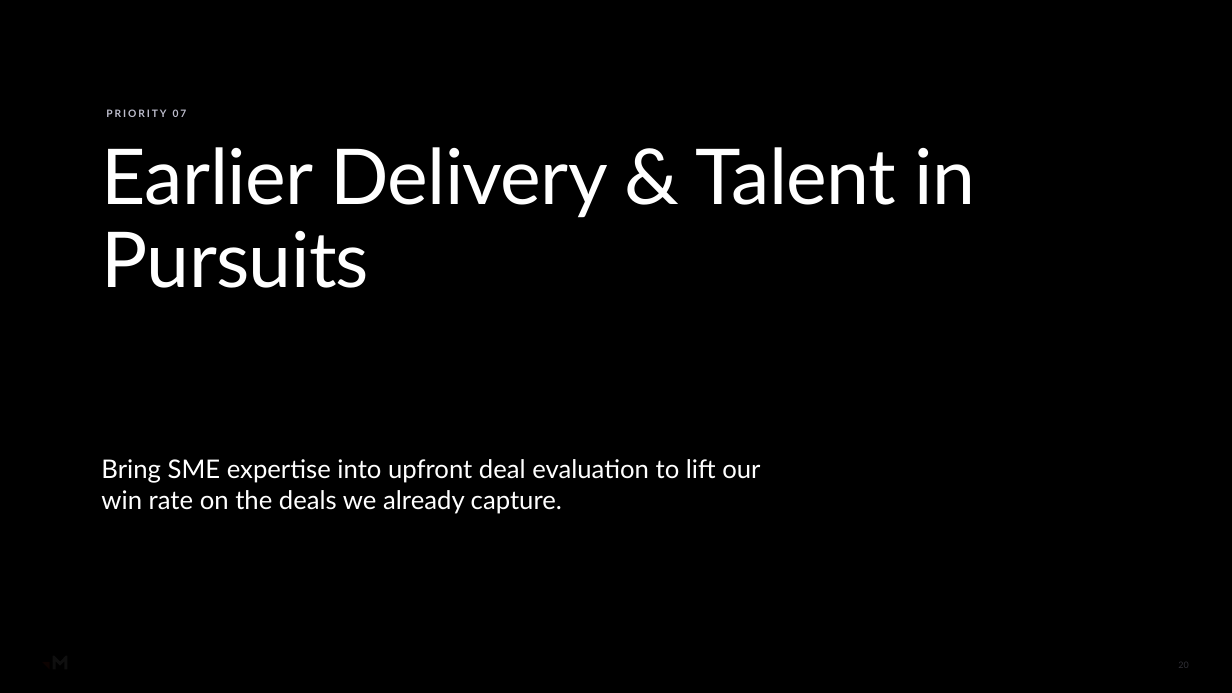
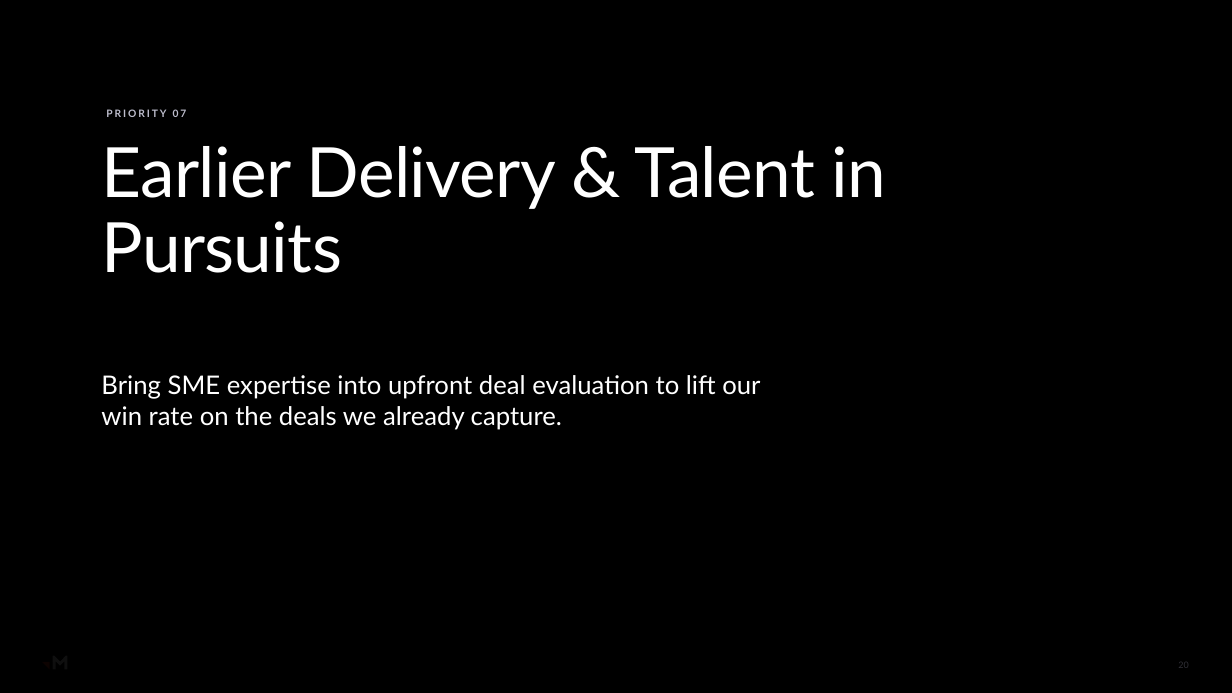
Before and after one commit to RachelHarrisMerkle/BasicMerkle, a slide deck: slide 20 of Delivery_Excellence_Kickoff_REDESIGNED.pptx. Drawn at 1232x693 pixels with LibreOffice and Linux fonts; fonts in the diff are those of the drawing; background and template pictures are left out; a plain dark background stands for a picture behind light text. Boxes give left, top, right and bottom in pixels: in the first picture for what was removed or moved away, otherwise in the second. Text is boxed around its words. In the diff, an @@ line names an element or a change of style, - is before the commit and + after.

```diff
--- a/Delivery_Excellence_Kickoff_REDESIGNED.pptx
+++ b/Delivery_Excellence_Kickoff_REDESIGNED.pptx
@@ rounded rectangle added at box(65, 71, 971, 458), fill #000000 at 62% opacity @@
@@ title "Earlier Delivery & Talent in ..." at box(102, 146, 886, 273): size 60 to 54 pt @@
@@ text "Bring SME expertise into upfront ...": place and size @@
-text "Bring SME expertise into upfront ..." at box(101, 459, 760, 514)
+text "Bring SME expertise into upfront ..." at box(101, 375, 760, 430)
```
Also in this commit, not shown: 24 other slides changed, 1 other file.
